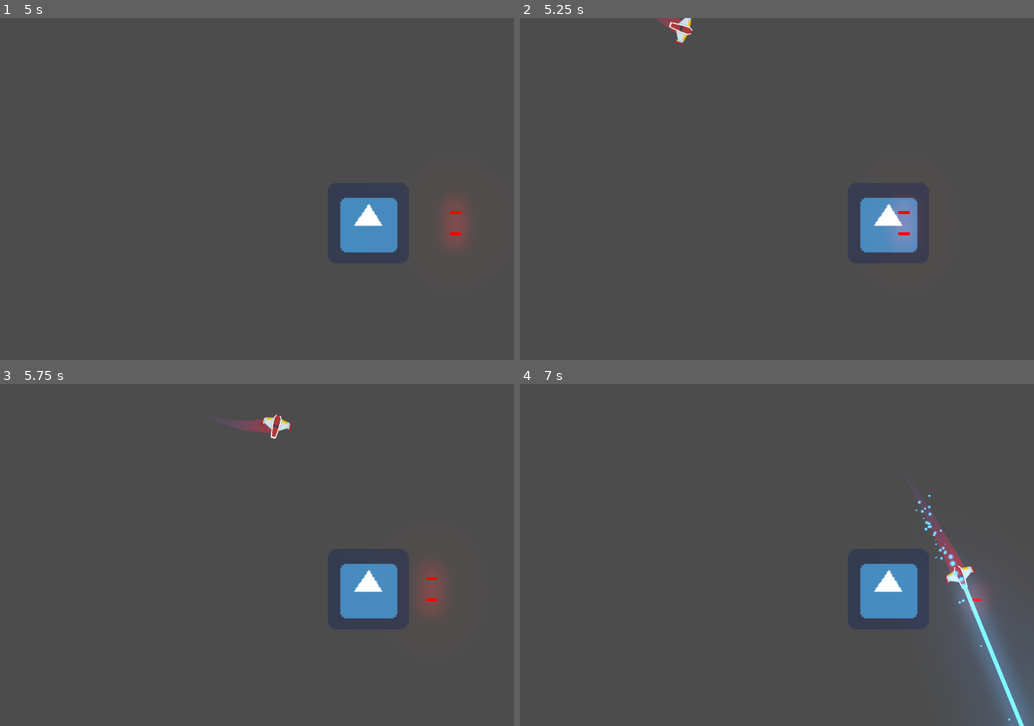
Above: before the commit, frames 1-4 (two rows, left to right).
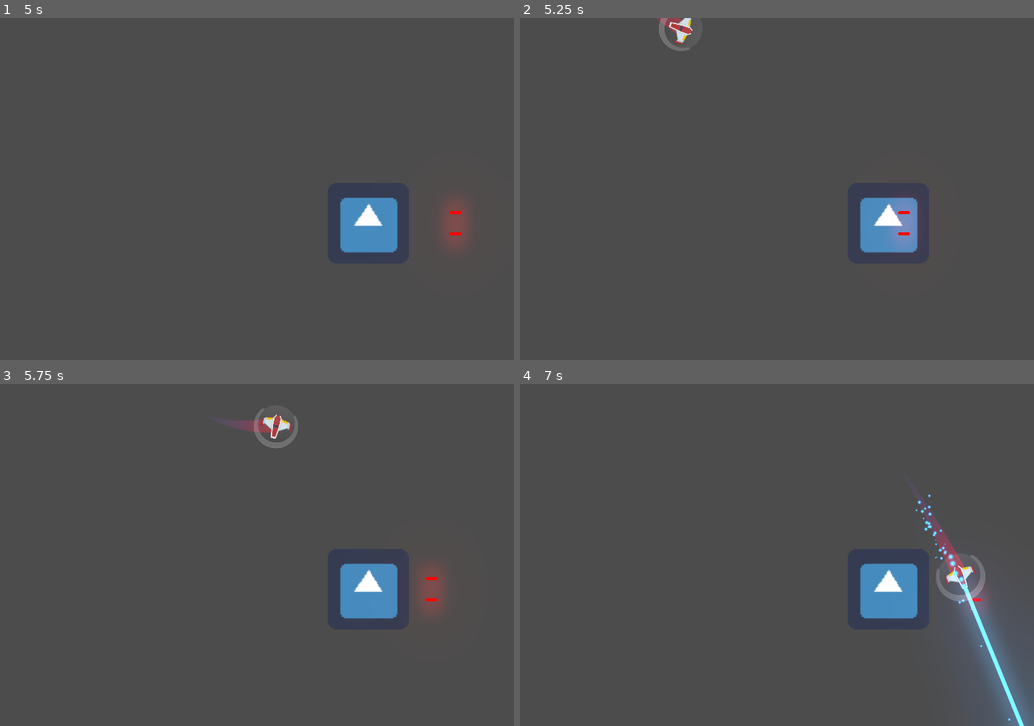
Above: after the commit, the same moments.

Repository: Matias-Barboza/Meteoritos_PixelLab_Nivel3
Game: Godot game, scene res://Juego/Niveles/NivelTest.tscn
The game is run twice, just before and just after one commit, with the same random seed, the same clock (stepped at 60 frames per second) and the same inputs. The project has no main scene, so this scene is started directly. The engine's default icon, where the game draws it, is replaced by a stand-in: a white triangle on a blue panel in a dark square.
Inputs (mouse positions are in pixels of both pictures, inside the frame that each line leads up to):
- Up to frame 1 (5 s): move the mouse to (344, 171) at 0.52 s; hold W (mover_adelante) 0.53-1.28 s; hold Right mouse button (disparo_laser) 0.53-1.28 s; move the mouse to (87, 206) at 1.27 s; hold S (mover_atras) 1.28-2.03 s; click (87, 206) at 1.35 s; move the mouse to (272, 113) at 2.02 s; hold D (rotar_antihorario) 2.03-2.78 s; hold W (mover_adelante) 2.03-3.53 s; move the mouse to (179, 257) at 2.77 s; tap A (rotar_horario) at 2.85 s; move the mouse to (390, 240) at 3.52 s; hold Right mouse button (disparo_laser) 3.53-4.28 s; hold S (mover_atras) from 3.53 s (still down); tap Space (activar_escudo, bound only after the commit) at 4.15 s; move the mouse to (25, 137) at 4.27 s; click (25, 137) at 4.35 s
- Up to frame 2 (5.25 s): keep holding S (mover_atras); move the mouse to (761, 189) at 5.02 s; hold D (rotar_antihorario) from 5.03 s (still down)
- Up to frame 3 (5.75 s): keep holding S (mover_atras); keep holding D (rotar_antihorario)
- Up to frame 4 (7 s): move the mouse to (638, 469) at 5.77 s; release S (mover_atras) at 5.78 s; release D (rotar_antihorario) at 5.78 s; hold W (mover_adelante) from 5.78 s (still down); tap A (rotar_horario) at 5.85 s; move the mouse to (864, 537) at 6.52 s; hold Right mouse button (disparo_laser) from 6.53 s (still down)

Frame 1 is identical in both runs. In frame 2, 0.1% of the frame differs, in the area x 27-33%, y 0-10%; in frame 3, 0.2%; in frame 4, 0.3%, in the area x 80-91%, y 50-64%.

Commit message:
Escudo funcional

Diff:
--- /dev/null
+++ b/Juego/Naves/Player/Escudo/Escudo.gd
@@ -0,0 +1,67 @@
+class_name Escudo
+extends Area2D
+
+
+export var energia : float = 8.0
+export var radio_desgaste : float = -1.6
+
+
+var esta_activado : bool = false setget ,get_esta_activado
+
+
+onready var colisionador : CollisionShape2D = $CollisionShape2D
+onready var animaciones : AnimationPlayer = $AnimationPlayer
+
+
+func _ready() -> void:
+
+	set_process(false)
+	controlar_colisionador(true)
+
+
+func _process(delta: float) -> void:
+
+	energia += radio_desgaste * delta
+
+	if energia < 0.0:
+		desactivar()
+
+
+func activar() -> void:
+
+	if energia < 0.0:
+		return
+
+	esta_activado = true
+	controlar_colisionador(false)
+	set_process(true)
+	animaciones.play("activando")
+
+
+func desactivar() -> void:
+
+	set_process(false)
+	esta_activado = false
+	controlar_colisionador(true)
+	animaciones.play_backwards("activando")
+
+
+func controlar_colisionador(esta_desactivado : bool) -> void:
+
+	colisionador.set_deferred("disabled", esta_desactivado)
+
+
+func _on_AnimationPlayer_animation_finished(anim_name: String) -> void:
+
+	if anim_name == "activando" and esta_activado:
+		animaciones.play("activado")
+
+
+func get_esta_activado() -> bool:
+
+	return esta_activado
+
+
+func _on_Escudo_body_entered(body: Node) -> void:
+
+	body.queue_free()
--- /dev/null
+++ b/Juego/Naves/Player/Escudo/Escudo.tscn
@@ -0,0 +1,293 @@
+[gd_scene load_steps=10 format=2]
+
+[ext_resource path="res://Juego/Naves/Player/Escudo/escudo.png" type="Texture" id=1]
+[ext_resource path="res://Juego/Naves/Player/Escudo/escudo1.png" type="Texture" id=2]
+[ext_resource path="res://Juego/Naves/Player/Escudo/escudo2.png" type="Texture" id=3]
+[ext_resource path="res://Juego/Naves/Player/Escudo/escudo.ogg" type="AudioStream" id=4]
+[ext_resource path="res://Juego/Naves/Player/Escudo/Escudo.gd" type="Script" id=5]
+
+[sub_resource type="CircleShape2D" id=1]
+radius = 76.0
+
+[sub_resource type="Animation" id=4]
+resource_name = "activado"
+loop = true
+tracks/0/type = "value"
+tracks/0/path = NodePath("SpriteCompleto:visible")
+tracks/0/interp = 1
+tracks/0/loop_wrap = true
+tracks/0/imported = false
+tracks/0/enabled = true
+tracks/0/keys = {
+"times": PoolRealArray( 0 ),
+"transitions": PoolRealArray( 1 ),
+"update": 1,
+"values": [ true ]
+}
+tracks/1/type = "value"
+tracks/1/path = NodePath("SpriteCompleto:scale")
+tracks/1/interp = 1
+tracks/1/loop_wrap = true
+tracks/1/imported = false
+tracks/1/enabled = true
+tracks/1/keys = {
+"times": PoolRealArray( 0, 0.3, 0.7, 1 ),
+"transitions": PoolRealArray( 1, 1, 1, 1 ),
+"update": 0,
+"values": [ Vector2( 1, 1 ), Vector2( 0.9, 0.9 ), Vector2( 1.1, 1.1 ), Vector2( 1, 1 ) ]
+}
+tracks/2/type = "value"
+tracks/2/path = NodePath("SpriteCompleto:self_modulate")
+tracks/2/interp = 1
+tracks/2/loop_wrap = true
+tracks/2/imported = false
+tracks/2/enabled = true
+tracks/2/keys = {
+"times": PoolRealArray(  ),
+"transitions": PoolRealArray(  ),
+"update": 0,
+"values": [  ]
+}
+tracks/3/type = "audio"
+tracks/3/path = NodePath("SFXAnimacion")
+tracks/3/interp = 1
+tracks/3/loop_wrap = true
+tracks/3/imported = false
+tracks/3/enabled = true
+tracks/3/keys = {
+"clips": [ {
+"end_offset": 0.0,
+"start_offset": 0.0,
+"stream": ExtResource( 4 )
+} ],
+"times": PoolRealArray( 0 )
+}
+
+[sub_resource type="Animation" id=2]
+resource_name = "activando"
+length = 1.1
+tracks/0/type = "value"
+tracks/0/path = NodePath("SpriteCompleto:visible")
+tracks/0/interp = 1
+tracks/0/loop_wrap = true
+tracks/0/imported = false
+tracks/0/enabled = true
+tracks/0/keys = {
+"times": PoolRealArray( 0, 0.3 ),
+"transitions": PoolRealArray( 1, 1 ),
+"update": 1,
+"values": [ false, true ]
+}
+tracks/1/type = "value"
+tracks/1/path = NodePath("SpriteCompleto:scale")
+tracks/1/interp = 1
+tracks/1/loop_wrap = true
+tracks/1/imported = false
+tracks/1/enabled = true
+tracks/1/keys = {
+"times": PoolRealArray( 0 ),
+"transitions": PoolRealArray( 1 ),
+"update": 0,
+"values": [ Vector2( 1, 1 ) ]
+}
+tracks/2/type = "value"
+tracks/2/path = NodePath("SpriteAbriendo:visible")
+tracks/2/interp = 1
+tracks/2/loop_wrap = true
+tracks/2/imported = false
+tracks/2/enabled = true
+tracks/2/keys = {
+"times": PoolRealArray( 0, 1.1 ),
+"transitions": PoolRealArray( 1, 1 ),
+"update": 1,
+"values": [ true, false ]
+}
+tracks/3/type = "value"
+tracks/3/path = NodePath("SpriteAbriendo:scale")
+tracks/3/interp = 1
+tracks/3/loop_wrap = true
+tracks/3/imported = false
+tracks/3/enabled = true
+tracks/3/keys = {
+"times": PoolRealArray( 0, 0.3 ),
+"transitions": PoolRealArray( 1, 1 ),
+"update": 0,
+"values": [ Vector2( 0, 0 ), Vector2( 1, 1 ) ]
+}
+tracks/4/type = "value"
+tracks/4/path = NodePath("SpriteAbriendo1:visible")
+tracks/4/interp = 1
+tracks/4/loop_wrap = true
+tracks/4/imported = false
+tracks/4/enabled = true
+tracks/4/keys = {
+"times": PoolRealArray( 0, 0.3, 1.1 ),
+"transitions": PoolRealArray( 1, 1, 1 ),
+"update": 1,
+"values": [ false, true, false ]
+}
+tracks/5/type = "value"
+tracks/5/path = NodePath("SpriteAbriendo1:scale")
+tracks/5/interp = 1
+tracks/5/loop_wrap = true
+tracks/5/imported = false
+tracks/5/enabled = true
+tracks/5/keys = {
+"times": PoolRealArray( 0.3 ),
+"transitions": PoolRealArray( 1 ),
+"update": 0,
+"values": [ Vector2( 1, 1 ) ]
+}
+tracks/6/type = "value"
+tracks/6/path = NodePath("SpriteAbriendo1:self_modulate")
+tracks/6/interp = 1
+tracks/6/loop_wrap = true
+tracks/6/imported = false
+tracks/6/enabled = true
+tracks/6/keys = {
+"times": PoolRealArray( 0.3, 0.7, 1.1 ),
+"transitions": PoolRealArray( 1, 1, 1 ),
+"update": 0,
+"values": [ Color( 1, 1, 1, 0 ), Color( 1, 1, 1, 1 ), Color( 1, 1, 1, 0 ) ]
+}
+tracks/7/type = "value"
+tracks/7/path = NodePath("SpriteAbriendo:self_modulate")
+tracks/7/interp = 1
+tracks/7/loop_wrap = true
+tracks/7/imported = false
+tracks/7/enabled = true
+tracks/7/keys = {
+"times": PoolRealArray( 0, 1.1 ),
+"transitions": PoolRealArray( 1, 1 ),
+"update": 0,
+"values": [ Color( 1, 1, 1, 1 ), Color( 1, 1, 1, 0 ) ]
+}
+tracks/8/type = "value"
+tracks/8/path = NodePath("SpriteCompleto:self_modulate")
+tracks/8/interp = 1
+tracks/8/loop_wrap = true
+tracks/8/imported = false
+tracks/8/enabled = true
+tracks/8/keys = {
+"times": PoolRealArray( 0.3, 0.7 ),
+"transitions": PoolRealArray( 1, 1 ),
+"update": 0,
+"values": [ Color( 1, 1, 1, 0 ), Color( 1, 1, 1, 1 ) ]
+}
+
+[sub_resource type="Animation" id=3]
+resource_name = "default"
+length = 0.001
+tracks/0/type = "value"
+tracks/0/path = NodePath("SpriteCompleto:visible")
+tracks/0/interp = 1
+tracks/0/loop_wrap = true
+tracks/0/imported = false
+tracks/0/enabled = true
+tracks/0/keys = {
+"times": PoolRealArray( 0 ),
+"transitions": PoolRealArray( 1 ),
+"update": 1,
+"values": [ false ]
+}
+tracks/1/type = "value"
+tracks/1/path = NodePath("SpriteCompleto:scale")
+tracks/1/interp = 1
+tracks/1/loop_wrap = true
+tracks/1/imported = false
+tracks/1/enabled = true
+tracks/1/keys = {
+"times": PoolRealArray( 0 ),
+"transitions": PoolRealArray( 1 ),
+"update": 0,
+"values": [ Vector2( 1, 1 ) ]
+}
+tracks/2/type = "value"
+tracks/2/path = NodePath("SpriteAbriendo:visible")
+tracks/2/interp = 1
+tracks/2/loop_wrap = true
+tracks/2/imported = false
+tracks/2/enabled = true
+tracks/2/keys = {
+"times": PoolRealArray( 0 ),
+"transitions": PoolRealArray( 1 ),
+"update": 1,
+"values": [ false ]
+}
+tracks/3/type = "value"
+tracks/3/path = NodePath("SpriteAbriendo:scale")
+tracks/3/interp = 1
+tracks/3/loop_wrap = true
+tracks/3/imported = false
+tracks/3/enabled = true
+tracks/3/keys = {
+"times": PoolRealArray( 0 ),
+"transitions": PoolRealArray( 1 ),
+"update": 0,
+"values": [ Vector2( 1, 1 ) ]
+}
+tracks/4/type = "value"
+tracks/4/path = NodePath("SpriteAbriendo1:visible")
+tracks/4/interp = 1
+tracks/4/loop_wrap = true
+tracks/4/imported = false
+tracks/4/enabled = true
+tracks/4/keys = {
+"times": PoolRealArray( 0 ),
+"transitions": PoolRealArray( 1 ),
+"update": 1,
+"values": [ false ]
+}
+tracks/5/type = "value"
+tracks/5/path = NodePath("SpriteAbriendo1:scale")
+tracks/5/interp = 1
+tracks/5/loop_wrap = true
+tracks/5/imported = false
+tracks/5/enabled = true
+tracks/5/keys = {
+"times": PoolRealArray( 0 ),
+"transitions": PoolRealArray( 1 ),
+"update": 0,
+"values": [ Vector2( 1, 1 ) ]
+}
+
+[node name="Escudo" type="Area2D"]
+collision_layer = 0
+collision_mask = 16
+script = ExtResource( 5 )
+
+[node name="CollisionShape2D" type="CollisionShape2D" parent="."]
+position = Vector2( -1, 0 )
+shape = SubResource( 1 )
+disabled = true
+
+[node name="SpriteCompleto" type="Sprite" parent="."]
+visible = false
+rotation = 1.5708
+texture = ExtResource( 1 )
+
+[node name="SpriteAbriendo" type="Sprite" parent="."]
+visible = false
+self_modulate = Color( 1, 1, 1, 0 )
+position = Vector2( 10, 0 )
+rotation = 1.5708
+texture = ExtResource( 2 )
+
+[node name="SpriteAbriendo1" type="Sprite" parent="."]
+visible = false
+self_modulate = Color( 1, 1, 1, 0 )
+position = Vector2( 11, 0 )
+rotation = 1.5708
+texture = ExtResource( 3 )
+
+[node name="AnimationPlayer" type="AnimationPlayer" parent="."]
+autoplay = "default"
+anims/activado = SubResource( 4 )
+anims/activando = SubResource( 2 )
+anims/default = SubResource( 3 )
+
+[node name="SFXAnimacion" type="AudioStreamPlayer" parent="."]
+stream = ExtResource( 4 )
+
+[connection signal="body_entered" from="." to="." method="_on_Escudo_body_entered"]
+[connection signal="animation_finished" from="AnimationPlayer" to="." method="_on_AnimationPlayer_animation_finished"]
--- a/Juego/Naves/Player/Player.gd
+++ b/Juego/Naves/Player/Player.gd
@@ -30,6 +30,7 @@
 onready var sfx_motor : AudioStreamPlayer2D = $SFXMotor
 onready var colisionador : CollisionShape2D = $CollisionShape2D
 onready var sfx_hurt : AudioStreamPlayer = $SFXImpactoDanio
+onready var escudo : Escudo = $Escudo
 
 
 # Métodos
@@ -127,6 +128,10 @@
 	if event.is_action_released("mover_adelante") or event.is_action_released("mover_atras"):
 		sfx_motor.sonido_off()
 
+	#Activar escudo
+	if event.is_action_pressed("activar_escudo") and not escudo.get_esta_activado():
+		escudo.activar()
+
 
 func destruir() -> void:
 
--- a/Juego/Naves/Player/Player.tscn
+++ b/Juego/Naves/Player/Player.tscn
@@ -8,6 +8,7 @@
 [ext_resource path="res://Juego/Naves/Player/Trail/Trail2D.tscn" type="PackedScene" id=6]
 [ext_resource path="res://Juego/Naves/Player/Motor/SFXMotor.tscn" type="PackedScene" id=7]
 [ext_resource path="res://Juego/Naves/Player/impacto_player.ogg" type="AudioStream" id=8]
+[ext_resource path="res://Juego/Naves/Player/Escudo/Escudo.tscn" type="PackedScene" id=9]
 
 [sub_resource type="CircleShape2D" id=1]
 radius = 36.0555
@@ -110,6 +111,8 @@
 stream = ExtResource( 8 )
 bus = "SFX"
 
+[node name="Escudo" parent="." instance=ExtResource( 9 )]
+
 [connection signal="animation_finished" from="AnimationPlayer" to="." method="_on_AnimationPlayer_animation_finished"]
 
 [editable path="Canion"]
--- a/project.godot
+++ b/project.godot
@@ -13,6 +13,11 @@
 "class": "Canion",
 "language": "GDScript",
 "path": "res://Juego/Proyectiles/Canion.gd"
+}, {
+"base": "Area2D",
+"class": "Escudo",
+"language": "GDScript",
+"path": "res://Juego/Naves/Player/Escudo/Escudo.gd"
 }, {
 "base": "Line2D",
 "class": "Estela",
@@ -46,6 +51,7 @@
 } ]
 _global_script_class_icons={
 "Canion": "",
+"Escudo": "",
 "Estela": "",
 "Motor": "",
 "Nivel": "",
@@ -114,6 +120,11 @@
 "events": [ Object(InputEventMouseButton,"resource_local_to_scene":false,"resource_name":"","device":0,"alt":false,"shi …(212 unchanged characters)…
  ]
 }
+activar_escudo={
+"deadzone": 0.5,
+"events": [ Object(InputEventKey,"resource_local_to_scene":false,"resource_name":"","device":0,"alt":false,"shift":false,"control":false,"meta":false,"command":false,"pressed":false,"scancode":32,"physical_scancode":0,"unicode":0,"echo":false,"script":null)
+ ]
+}
 
 [layer_names]
 
Not shown, added: Juego/Naves/Player/Escudo/escudo.ogg.import
Binary file added: Juego/Naves/Player/Escudo/escudo.png
Not shown, added: Juego/Naves/Player/Escudo/escudo.png.import
Binary file added: Juego/Naves/Player/Escudo/escudo1.png
Not shown, added: Juego/Naves/Player/Escudo/escudo1.png.import
Binary file added: Juego/Naves/Player/Escudo/escudo2.png
Not shown, added: Juego/Naves/Player/Escudo/escudo2.png.import
Not shown: 1 places in Juego/Naves/Player/Player.tscn that only renumber resources
Not shown, added: Juego/Naves/Player/Escudo/escudo.ogg
